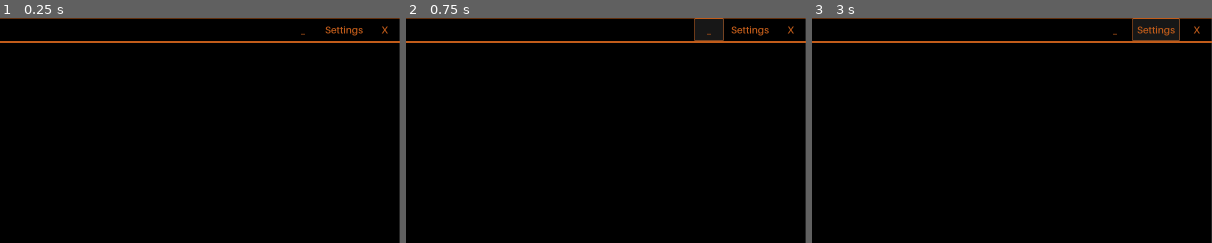
Above: before the commit, frames 1-3 (left to right).
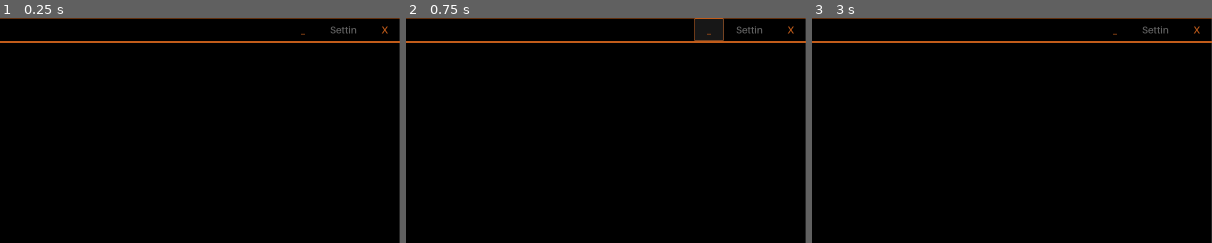
Above: after the commit, the same moments.

Repository: ftschirpke/GamesLauncher
Game: Godot game, scene res://scenes/launcher.tscn
Same seed, same stepped clock (60 frames per second), same inputs: the game is played once before the commit and once after it. This scene is started directly instead of the project's main scene.
Inputs (mouse positions are % of the whole screen's width and height, from its top left):
- Up to frame 1 (0.25 s): no input
- Up to frame 2 (0.75 s): click "_" at 0.5 s
- Up to frame 3 (3 s): click "_" at 1.25 s; click "_" at 2 s; click (93, 3) at 2.75 s, where only the run before the commit has a clickable "Settings"
The pictures show only the part of the screen within x 50-100%, y 0-50%; the shares and areas given below are measured in that part.

The runs differ from the first frame. In frame 1, 0.2% of the frame differs, in the area x 81-91%, y 3-8%; in frame 2, 0.2%; in frame 3, 0.4%, in the area x 80-92%, y 0-11%.
Error in both runs: Trying to assign value of type 'Nil' to a variable of type 'Array'. (res://scenes/games_updater.gd:50)

Commit message:
ui: disable settings button

Diff:
--- a/assets/header_theme.tres
+++ b/assets/header_theme.tres
@@ -1,6 +1,18 @@
-[gd_resource type="Theme" load_steps=13 format=3 uid="uid://di3mtk41gj5ie"]
+[gd_resource type="Theme" load_steps=14 format=3 uid="uid://di3mtk41gj5ie"]
 
 [ext_resource type="FontFile" uid="uid://dcfb6a0jxdi5j" path="res://assets/fonts/aileron/Aileron-SemiBold.otf" id="1_tk5uy"]
+
+[sub_resource type="StyleBoxFlat" id="StyleBoxFlat_6d0sr"]
+content_margin_left = 20.0
+content_margin_top = 10.0
+content_margin_right = 20.0
+content_margin_bottom = 10.0
+bg_color = Color(0.6, 0.6, 0.6, 0)
+border_color = Color(0.376471, 0.376471, 0.376471, 1)
+corner_radius_top_left = 2
+corner_radius_top_right = 2
+corner_radius_bottom_right = 2
+corner_radius_bottom_left = 2
 
 [sub_resource type="StyleBoxEmpty" id="StyleBoxEmpty_2kylv"]
 
@@ -77,9 +89,11 @@
 default_font = ExtResource("1_tk5uy")
 default_font_size = 20
 Button/colors/font_color = Color(0.756863, 0.360784, 0.101961, 1)
+Button/colors/font_disabled_color = Color(0.376471, 0.376471, 0.376471, 1)
 Button/colors/font_focus_color = Color(0.756863, 0.360784, 0.101961, 1)
 Button/colors/font_hover_color = Color(0.756863, 0.360784, 0.101961, 1)
 Button/colors/font_pressed_color = Color(0, 0, 0, 1)
+Button/styles/disabled = SubResource("StyleBoxFlat_6d0sr")
 Button/styles/focus = SubResource("StyleBoxEmpty_2kylv")
 Button/styles/hover = SubResource("StyleBoxFlat_c4kfy")
 Button/styles/normal = SubResource("StyleBoxEmpty_waskt")
--- a/project.godot
+++ b/project.godot
@@ -13,6 +13,8 @@
 config/name="Masria Games Launcher"
 run/main_scene="res://scenes/starter.tscn"
 config/features=PackedStringArray("4.0", "Forward Plus")
+boot_splash/bg_color=Color(0, 0, 0, 1)
+boot_splash/image="res://assets/boot_splash.png"
 config/icon="res://icon.svg"
 
 [display]
--- a/scenes/launcher.gd
+++ b/scenes/launcher.gd
@@ -24,6 +24,9 @@
         window.position += Vector2i(get_global_mouse_position() - drag_position)
 
 func _ready() -> void:
+    # TODO - launcher settings not implemented yet
+    $VBoxContainer/Header/SettingsButton.disabled = true
+
     launcher_body.visible = false
     updating_label.visible = true
 
Binary file added: assets/boot_splash.png
